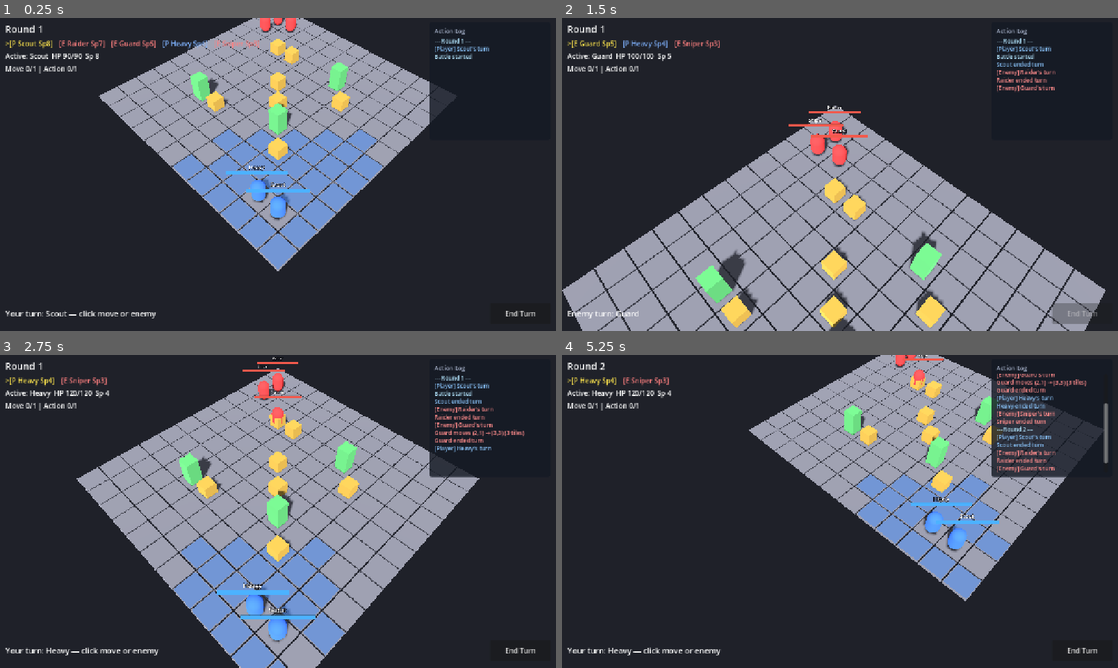
Above: before the commit, frames 1-4 (two rows, left to right).
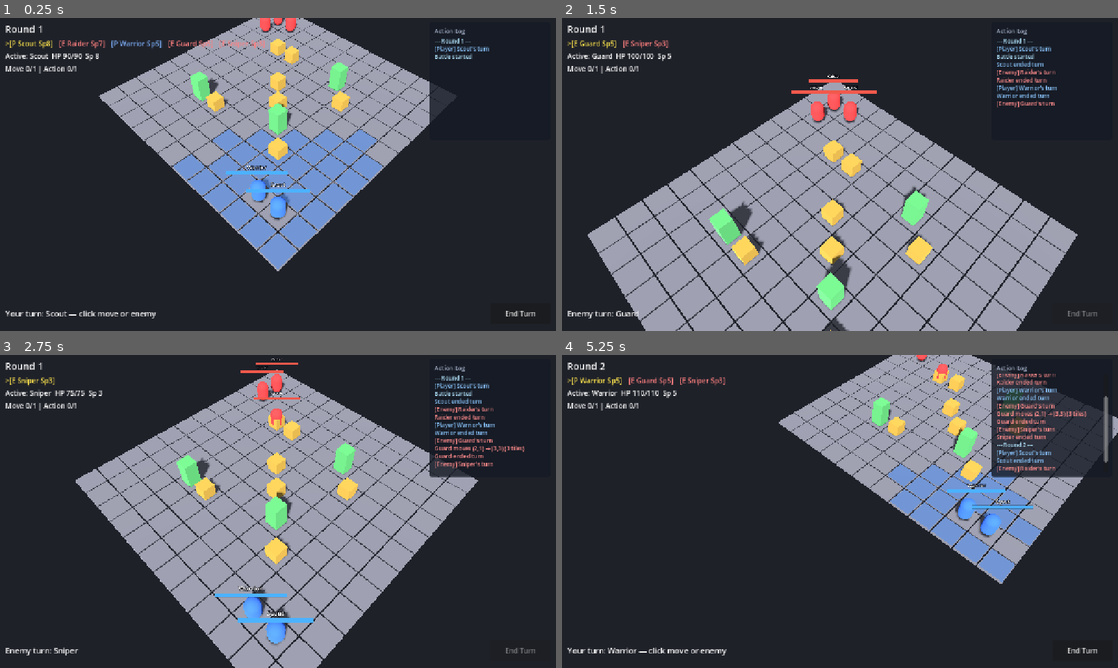
Above: after the commit, the same moments.

Repository: jabber484/battlechess-godot
Game: Godot game, scene res://scenes/battle/Battle.tscn
Two runs of this game, one before a commit and one after it. Both use one fixed random seed, a clock stepped at 60 frames per second and the inputs below.
Inputs (mouse positions are in pixels of both pictures, inside the frame that each line leads up to):
- Up to frame 1 (0.25 s): no input
- Up to frame 2 (1.5 s): click "End Turn" at 0.5 s; click (1084, 312) at 1.25 s, where only the run after the commit has a clickable "End Turn"
- Up to frame 3 (2.75 s): move the mouse to (400, 495) at 2.02 s; hold S (camera_pan_back) from 2.03 s (still down); click (400, 495) at 2.17 s
- Up to frame 4 (5.25 s): release S (camera_pan_back) at 2.75 s; click (1084, 649) at 2.75 s, where only the run before the commit has a clickable "End Turn"; move the mouse to (728, 527) at 3.52 s; tap W (camera_pan_forward) at 3.6 s; click (728, 527) at 3.67 s; tap Enter at 4.25 s; move the mouse to (895, 442) at 4.27 s; hold A (camera_pan_left) 4.28-5.03 s; click (895, 442) at 4.42 s; move the mouse to (812, 574) at 5.02 s; tap D (camera_pan_right) at 5.1 s; click (812, 574) at 5.17 s

The runs differ from the first frame. In frame 1, 0.4% of the frame differs, in the area x 20-48%, y 7-49%; in frame 2, 25%, in the area x 0-98%, y 7-100%; in frame 3, 14%; in frame 4, 19%.

Commit message:
Enhance ability system with new passive abilities and execution presentation
- Introduced WarriorBasicAttackAbilityData and WarriorStaminaShieldAbilityData classes for new warrior abilities.
- Updated ability data structure to support passive abilities and their interaction with damage context.
- Refactored battle_controller and added BattlePresenter to manage ability execution presentation, improving visual feedback during combat.
- Enhanced ability context to include presentation intent, allowing for dynamic execution handling based on ability type.
- Updated enums to include new ability categories and presentation types for better organization and clarity.

Diff:
--- a/scripts/abilities/ability_data.gd
+++ b/scripts/abilities/ability_data.gd
@@ -8,6 +8,8 @@
 
 
 func can_activate(unit: Unit, ctx: AbilityContext) -> bool:
+	if category == BattleEnums.AbilityCategory.PASSIVE:
+		return false
 	if unit == null or ctx == null or ctx.turn_manager == null:
 		return false
 	if not ctx.turn_manager.owns_turn(unit) or ctx.turn_manager.is_busy():
@@ -42,3 +44,8 @@
 		"complete": Callable(),
 		"death_units": [],
 	}
+
+
+## Passive hook: mutate DamageContext before HP is applied.
+func on_incoming_damage(_unit: Unit, _context) -> void:
+	pass
--- a/scripts/abilities/simple_attack_ability_data.gd
+++ b/scripts/abilities/simple_attack_ability_data.gd
@@ -52,6 +52,7 @@
 				turn_manager.notify_acted(unit),
 		"death_units": [unit, defender],
 		"defender": defender,
+		"presentation": BattleEnums.Presentation.ATTACK,
 	}
 
 
--- a/scripts/abilities/simple_move_ability_data.gd
+++ b/scripts/abilities/simple_move_ability_data.gd
@@ -47,4 +47,5 @@
 				turn_manager.notify_moved(unit),
 		"death_units": [unit],
 		"path": path,
+		"presentation": BattleEnums.Presentation.MOVE,
 	}
--- /dev/null
+++ b/scripts/abilities/warrior_basic_attack_ability_data.gd
@@ -0,0 +1,32 @@
+class_name WarriorBasicAttackAbilityData
+extends SimpleAttackAbilityData
+
+@export var stamina_cost: int = 10
+
+
+func _init() -> void:
+	id = &"warrior_basic_attack"
+	display_name = "WarriorBasicAttack"
+	category = BattleEnums.AbilityCategory.ACTION
+	cost_slot = BattleEnums.CostSlot.ACTION
+
+
+func can_activate(unit: Unit, ctx: AbilityContext) -> bool:
+	if not super.can_activate(unit, ctx):
+		return false
+	return unit.get_resource(BattleEnums.UnitResource.STAMINA) >= stamina_cost
+
+
+func build_execution(unit: Unit, target_pos: Vector2i, ctx: AbilityContext) -> Dictionary:
+	var execution := super.build_execution(unit, target_pos, ctx)
+	if execution.get("defender", null) == null:
+		return execution
+	var cost := stamina_cost
+	var prior_commit: Callable = execution.get("commit", Callable())
+	execution["commit"] = func() -> bool:
+		if not unit.spend_resource(cost, BattleEnums.UnitResource.STAMINA):
+			return false
+		if prior_commit.is_valid():
+			prior_commit.call()
+		return true
+	return execution
--- /dev/null
+++ b/scripts/abilities/warrior_stamina_shield_ability_data.gd
@@ -0,0 +1,25 @@
+class_name WarriorStaminaShieldAbilityData
+extends AbilityData
+
+
+func _init() -> void:
+	id = &"warrior_stamina_shield"
+	display_name = "WarriorStaminaShield"
+	category = BattleEnums.AbilityCategory.PASSIVE
+	cost_slot = BattleEnums.CostSlot.NONE
+
+
+func on_incoming_damage(unit: Unit, context) -> void:
+	if unit == null or context == null:
+		return
+	if not unit.has_resource(BattleEnums.UnitResource.STAMINA):
+		return
+	var final_damage: int = int(context.final_damage)
+	if final_damage <= 0:
+		return
+	var soak := mini(final_damage, unit.get_resource(BattleEnums.UnitResource.STAMINA))
+	if soak <= 0:
+		return
+	if not unit.spend_resource(soak, BattleEnums.UnitResource.STAMINA):
+		return
+	context.final_damage = final_damage - soak
--- a/scripts/battle/battle_controller.gd
+++ b/scripts/battle/battle_controller.gd
@@ -2,11 +2,9 @@
 extends Node3D
 
 const BattleSpawnerScript := preload("res://scripts/battle/battle_spawner.gd")
+const BattlePresenterScript := preload("res://scripts/battle/battle_presenter.gd")
 const DefaultBattleSetupScript := preload("res://scripts/data/default_battle_setup.gd")
 const AbilityContextScript := preload("res://scripts/abilities/ability_context.gd")
-const MOVE_TILE_DURATION := 0.28
-const ATTACK_CAMERA_DELAY := 0.5
-const ATTACK_FOCUS_DURATION := 1.0
 
 @onready var grid_system: GridSystem = $Systems/GridSystem
 @onready var pathfinding: PathfindingSystem = $Systems/PathfindingSystem
@@ -23,6 +21,7 @@
 var _units: Array[Unit] = []
 var _pending_attack_target: Unit = null
 var _ability_ctx: AbilityContext
+var _presenter: BattlePresenter
 
 
 func _ready() -> void:
@@ -30,6 +29,7 @@
 	_ability_ctx = AbilityContextScript.new(
 		pathfinding, grid_system, turn_manager, battle_state, combat_system
 	)
+	_presenter = BattlePresenterScript.new(self, camera_rig, combat_system, battle_ui)
 	_connect_signals()
 	_units = BattleSpawnerScript.spawn_units(
 		DefaultBattleSetupScript.get_unit_spawns(),
@@ -74,7 +74,7 @@
 	battle_ui.set_active_unit(unit)
 	battle_ui.set_hit_chance("")
 	battle_ui.set_end_turn_enabled(unit.is_player())
-	camera_rig.focus_on(GridMath.grid_to_world(unit.grid_pos))
+	_presenter.focus_unit(unit)
 	_refresh_highlights()
 	var team_tag := "Player" if unit.is_player() else "Enemy"
 	battle_ui.append_log("[%s] %s's turn" % [team_tag, unit.display_name], _log_color_for(unit))
@@ -177,7 +177,7 @@
 		await _execute_ability(ability, attacker, defender.grid_pos)
 	else:
 		_pending_attack_target = defender
-		camera_rig.focus_on(GridMath.grid_to_world(defender.grid_pos))
+		_presenter.focus_unit(defender)
 		battle_ui.set_hit_chance("Hit chance: %d%% — click again to confirm" % chance)
 		battle_ui.set_status("Targeting %s" % defender.display_name)
 
@@ -208,6 +208,7 @@
 	if not ability.can_activate(unit, _ability_ctx) or not ability.is_valid_target(unit, target_pos, _ability_ctx):
 		return
 	var execution := ability.build_execution(unit, target_pos, _ability_ctx)
+	execution = _presenter.enhance_execution(unit, target_pos, execution)
 	var commit: Callable = execution.get("commit", Callable())
 	var present: Callable = execution.get("present", Callable())
 	var complete: Callable = execution.get("complete", Callable())
@@ -215,42 +216,6 @@
 	if not commit.is_valid() and not present.is_valid() and not complete.is_valid():
 		return
 
-	# SimpleMoveAbility: inject path tween when present was left empty.
-	var path: Array = execution.get("path", [])
-	if ability is SimpleMoveAbilityData and path.size() >= 2 and not present.is_valid():
-		var from := unit.grid_pos
-		var tile_count := path.size() - 1
-		var typed_path: Array[Vector2i] = []
-		for step in path:
-			typed_path.append(step as Vector2i)
-		camera_rig.focus_on(GridMath.grid_to_world(target_pos))
-		present = func() -> void:
-			await _tween_along_path(unit, typed_path)
-		var notify_complete := complete
-		complete = func() -> void:
-			if notify_complete.is_valid():
-				notify_complete.call()
-			battle_ui.append_log(
-				"%s moves %s → %s (%d tiles)" % [
-					unit.display_name,
-					_fmt_grid_pos(from),
-					_fmt_grid_pos(target_pos),
-					tile_count,
-				],
-				_log_color_for(unit),
-			)
-
-	# SimpleAttackAbility: inject camera + commit_attack when present was left empty.
-	var defender = execution.get("defender", null)
-	if ability is SimpleAttackAbilityData and defender is Unit and not present.is_valid():
-		var target: Unit = defender as Unit
-		present = func() -> void:
-			camera_rig.focus_on(GridMath.grid_to_world(target.grid_pos))
-			await get_tree().create_timer(ATTACK_FOCUS_DURATION).timeout
-			_ability_ctx.combat_system.commit_attack(unit, target)
-			await get_tree().create_timer(ATTACK_CAMERA_DELAY).timeout
-			camera_rig.focus_on(GridMath.grid_to_world(unit.grid_pos))
-
 	grid_view.clear_highlights()
 	var typed_death: Array[Unit] = []
 	for u in death_units:
@@ -259,15 +224,6 @@
 
 	await action_runner.run(commit, present, complete, typed_death)
 	_refresh_highlights()
-
-
-func _tween_along_path(unit: Unit, path: Array[Vector2i]) -> void:
-	for i in range(1, path.size()):
-		var target_world := GridMath.grid_to_world(path[i], 0.5)
-		var tween := create_tween()
-		tween.tween_property(unit, "global_position", target_world, MOVE_TILE_DURATION)
-		await tween.finished
-	unit.set_grid_pos(path[path.size() - 1])
 
 
 func _refresh_highlights() -> void:
@@ -306,7 +262,3 @@
 	if unit.is_player():
 		return Color(0.55, 0.78, 1.0)
 	return Color(1.0, 0.55, 0.55)
-
-
-func _fmt_grid_pos(pos: Vector2i) -> String:
-	return "(%d,%d)" % [pos.x, pos.y]
--- /dev/null
+++ b/scripts/battle/battle_presenter.gd
@@ -0,0 +1,138 @@
+class_name BattlePresenter
+extends RefCounted
+
+## Fills ability execution presentation from intent keys (`path`, `defender`),
+## not ability class checks. Abilities stay headless; this owns camera/tweens/VFX hooks.
+
+const MOVE_TILE_DURATION := 0.28
+const ATTACK_CAMERA_DELAY := 0.5
+const ATTACK_FOCUS_DURATION := 1.0
+
+var _host: Node
+var _camera_rig: CameraRig
+var _combat_system: CombatSystem
+var _battle_ui: BattleUI
+
+
+func _init(
+	host: Node,
+	camera_rig: CameraRig,
+	combat_system: CombatSystem,
+	battle_ui: BattleUI,
+) -> void:
+	_host = host
+	_camera_rig = camera_rig
+	_combat_system = combat_system
+	_battle_ui = battle_ui
+
+
+func focus_unit(unit: Unit) -> void:
+	if unit == null:
+		return
+	focus_grid_pos(unit.grid_pos)
+
+
+func focus_grid_pos(grid_pos: Vector2i) -> void:
+	if _camera_rig == null:
+		return
+	_camera_rig.focus_on(GridMath.grid_to_world(grid_pos))
+
+
+## Mutates and returns execution with present/complete filled when left empty.
+func enhance_execution(
+	unit: Unit,
+	target_pos: Vector2i,
+	execution: Dictionary,
+) -> Dictionary:
+	if execution.is_empty():
+		return execution
+	var present: Callable = execution.get("present", Callable())
+	if present.is_valid():
+		return execution
+
+	var presentation := _resolve_presentation(execution)
+	match presentation:
+		BattleEnums.Presentation.MOVE:
+			_enhance_move(unit, target_pos, execution)
+		BattleEnums.Presentation.ATTACK:
+			_enhance_attack(unit, execution)
+	return execution
+
+
+func _resolve_presentation(execution: Dictionary) -> BattleEnums.Presentation:
+	var hint: Variant = execution.get("presentation", BattleEnums.Presentation.NONE)
+	if typeof(hint) == TYPE_INT:
+		var as_enum: BattleEnums.Presentation = hint as BattleEnums.Presentation
+		if as_enum != BattleEnums.Presentation.NONE:
+			return as_enum
+
+	var path: Array = execution.get("path", [])
+	if path.size() >= 2:
+		return BattleEnums.Presentation.MOVE
+	var defender = execution.get("defender", null)
+	if defender is Unit:
+		return BattleEnums.Presentation.ATTACK
+	return BattleEnums.Presentation.NONE
+
+
+func _enhance_move(unit: Unit, target_pos: Vector2i, execution: Dictionary) -> void:
+	var path: Array = execution.get("path", [])
+	var typed_path: Array[Vector2i] = []
+	for step in path:
+		typed_path.append(step as Vector2i)
+	if typed_path.size() < 2:
+		return
+
+	var from := unit.grid_pos
+	var tile_count := typed_path.size() - 1
+	focus_grid_pos(target_pos)
+	execution["present"] = func() -> void:
+		await _tween_along_path(unit, typed_path)
+
+	var prior_complete: Callable = execution.get("complete", Callable())
+	execution["complete"] = func() -> void:
+		if prior_complete.is_valid():
+			prior_complete.call()
+		if _battle_ui:
+			_battle_ui.append_log(
+				"%s moves %s → %s (%d tiles)" % [
+					unit.display_name,
+					_fmt_grid_pos(from),
+					_fmt_grid_pos(target_pos),
+					tile_count,
+				],
+				_log_color_for(unit),
+			)
+
+
+func _enhance_attack(unit: Unit, execution: Dictionary) -> void:
+	var defender = execution.get("defender", null)
+	if not defender is Unit:
+		return
+	var target: Unit = defender as Unit
+	execution["present"] = func() -> void:
+		focus_grid_pos(target.grid_pos)
+		await _host.get_tree().create_timer(ATTACK_FOCUS_DURATION).timeout
+		if _combat_system:
+			_combat_system.commit_attack(unit, target)
+		await _host.get_tree().create_timer(ATTACK_CAMERA_DELAY).timeout
+		focus_grid_pos(unit.grid_pos)
+
+
+func _tween_along_path(unit: Unit, path: Array[Vector2i]) -> void:
+	for i in range(1, path.size()):
+		var target_world := GridMath.grid_to_world(path[i], 0.5)
+		var tween := _host.create_tween()
+		tween.tween_property(unit, "global_position", target_world, MOVE_TILE_DURATION)
+		await tween.finished
+	unit.set_grid_pos(path[path.size() - 1])
+
+
+func _log_color_for(unit: Unit) -> Color:
+	if unit.is_player():
+		return Color(0.55, 0.78, 1.0)
+	return Color(1.0, 0.55, 0.55)
+
+
+func _fmt_grid_pos(pos: Vector2i) -> String:
+	return "(%d,%d)" % [pos.x, pos.y]
--- a/scripts/data/default_battle_setup.gd
+++ b/scripts/data/default_battle_setup.gd
@@ -5,6 +5,8 @@
 const UnitStatsData := preload("res://scripts/data/unit_stats.gd")
 const SimpleMoveAbilityDataScript := preload("res://scripts/abilities/simple_move_ability_data.gd")
 const SimpleAttackAbilityDataScript := preload("res://scripts/abilities/simple_attack_ability_data.gd")
+const WarriorBasicAttackAbilityDataScript := preload("res://scripts/abilities/warrior_basic_attack_ability_data.gd")
+const WarriorStaminaShieldAbilityDataScript := preload("res://scripts/abilities/warrior_stamina_shield_ability_data.gd")
 
 
 static func get_unit_spawns() -> Array[UnitSpawnData]:
@@ -17,7 +19,7 @@
 		UnitSpawnData.new(
 			BattleEnums.Team.PLAYER,
 			Vector2i(9, 10),
-			_make_stats("Heavy", 4, 3, 6, 70, 32, 120),
+			_make_warrior_stats(),
 		),
 		UnitSpawnData.new(
 			BattleEnums.Team.ENEMY,
@@ -59,3 +61,22 @@
 	abilities.append(SimpleAttackAbilityDataScript.new())
 	stats.abilities = abilities
 	return stats
+
+
+static func _make_warrior_stats() -> UnitStatsData:
+	var stats := UnitStatsData.new()
+	stats.display_name = "Warrior"
+	stats.speed = 5
+	stats.move_range = 3
+	stats.attack_range = 2
+	stats.accuracy = 75
+	stats.damage = 30
+	stats.max_hp = 110
+	stats.resource_id = BattleEnums.UnitResource.STAMINA
+	stats.max_resource = 50
+	var abilities: Array[AbilityData] = []
+	abilities.append(SimpleMoveAbilityDataScript.new())
+	abilities.append(WarriorBasicAttackAbilityDataScript.new())
+	abilities.append(WarriorStaminaShieldAbilityDataScript.new())
+	stats.abilities = abilities
+	return stats
--- a/scripts/data/enums.gd
+++ b/scripts/data/enums.gd
@@ -9,8 +9,10 @@
 
 enum BattleResult { NONE, VICTORY, DEFEAT }
 
-enum AbilityCategory { MOVE, ACTION }
+enum AbilityCategory { MOVE, ACTION, PASSIVE }
 
-enum CostSlot { MOVE, ACTION }
+enum CostSlot { MOVE, ACTION, NONE }
 
 enum UnitResource { NONE, STAMINA, MANA, ENERGY }
+
+enum Presentation { NONE, MOVE, ATTACK }
--- a/scripts/systems/action_runner.gd
+++ b/scripts/systems/action_runner.gd
@@ -22,10 +22,17 @@
 func run( commit: Callable, present: Callable, complete: Callable = Callable(), death_units: Array[Unit] = [] ) -> void:
 	turn_manager.set_busy(true)
 	action_started.emit()
+	var aborted := false
 	if commit.is_valid():
-		commit.call()
-	if present.is_valid():
+		var commit_result: Variant = commit.call()
+		if commit_result == false:
+			aborted = true
+	if not aborted and present.is_valid():
 		await present.call()
+	if aborted:
+		turn_manager.set_busy(false)
+		action_ended.emit()
+		return
 	var units_to_check := death_units
 	if units_to_check.is_empty() and battle_state:
 		units_to_check = battle_state.get_units()
--- a/scripts/units/unit.gd
+++ b/scripts/units/unit.gd
@@ -237,8 +237,13 @@
 	return applied
 
 
-func modify_incoming_damage(_context) -> void:
-	pass
+func modify_incoming_damage(context) -> void:
+	for ability in abilities:
+		if ability == null:
+			continue
+		if ability.category != BattleEnums.AbilityCategory.PASSIVE:
+			continue
+		ability.on_incoming_damage(self, context)
 
 
 func _build_damage_context(amount: int, attacker: Unit) -> RefCounted:
Not shown, changed: .cursor/rules/abilities.mdc
Not shown, added: .cursor/rules/enum-over-stringname.mdc
